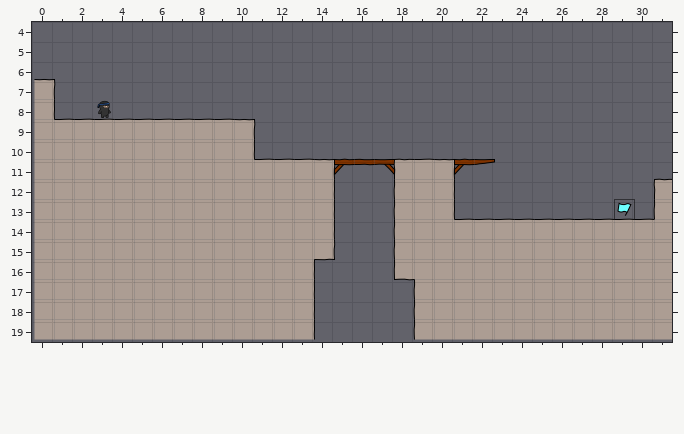
A Tiled map gets an edit: levelconverter/maps/n13.tmx. Above is the file before it was changed.
Cells are 40x40 px. Shown: x 0..31, y 4..19.
After:
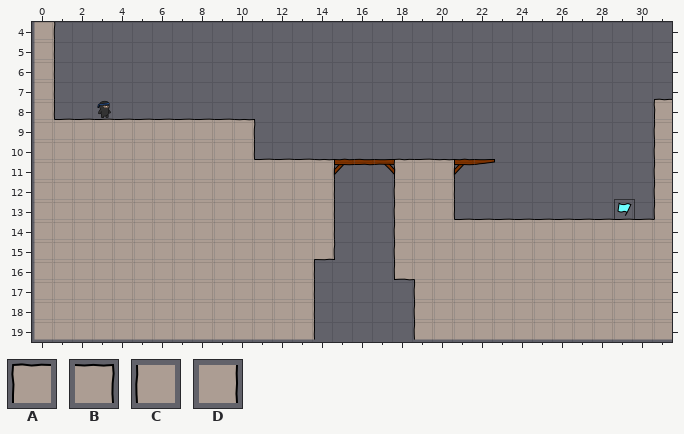
Key: from "tiles6_gapped": A 6, B 8, C 12, D 14.
_ is an empty cell.
The exact change:
Layer "bg":
The author put tile A in row 8 at x 31.
The author put tile B in row 4 at x 0.
Tile A becomes tile C in row 12 at x 31.
The author put tile C in rows 9 to 11 at x 31.
Tile B becomes tile D in row 7 at x 0.
The author put tile D in rows 5 to 6 at x 0.
Where, in picture pixels (left, top, right, bottom), the same in both pictures:
changed: (34, 22, 56, 93)
changed: (653, 98, 672, 199)
